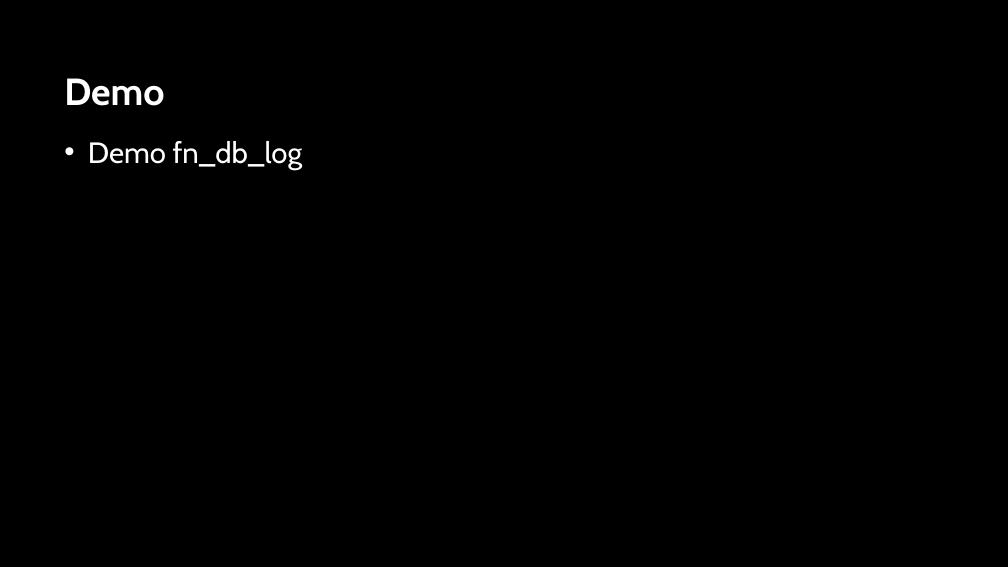
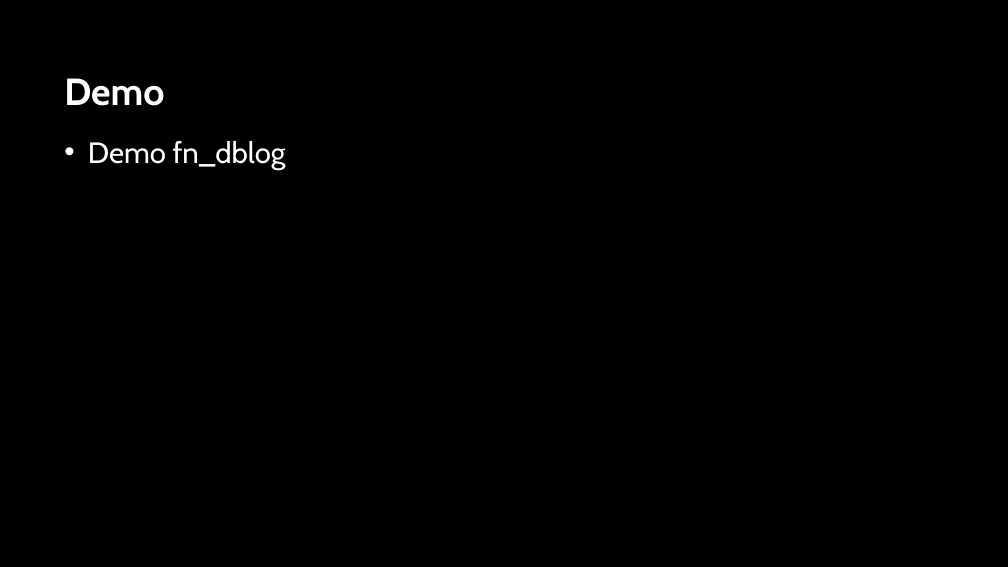
Before and after one commit to sabinio/SQLTraining, a slide deck: slide 19 of Slides/1. Logging.pptx. Drawn at 1008x567 pixels with LibreOffice and Linux fonts; fonts in the diff are those of the drawing; background and template pictures are left out. Boxes give left, top, right and bottom in pixels: in the first picture for what was removed or moved away, otherwise in the second. Text is boxed around its words. In the diff, an @@ line names an element or a change of style, - is before the commit and + after.

Commit message:
demo slides update

```diff
--- a/Slides/1. Logging.pptx
+++ b/Slides/1. Logging.pptx
@@ text at (88,141,286,170): text changed @@
-• Demo fn_db_log
+• Demo fn_dblog
```
Also in this commit, not shown: 3 other slides changed, 1 slide added, 3 slides removed.
